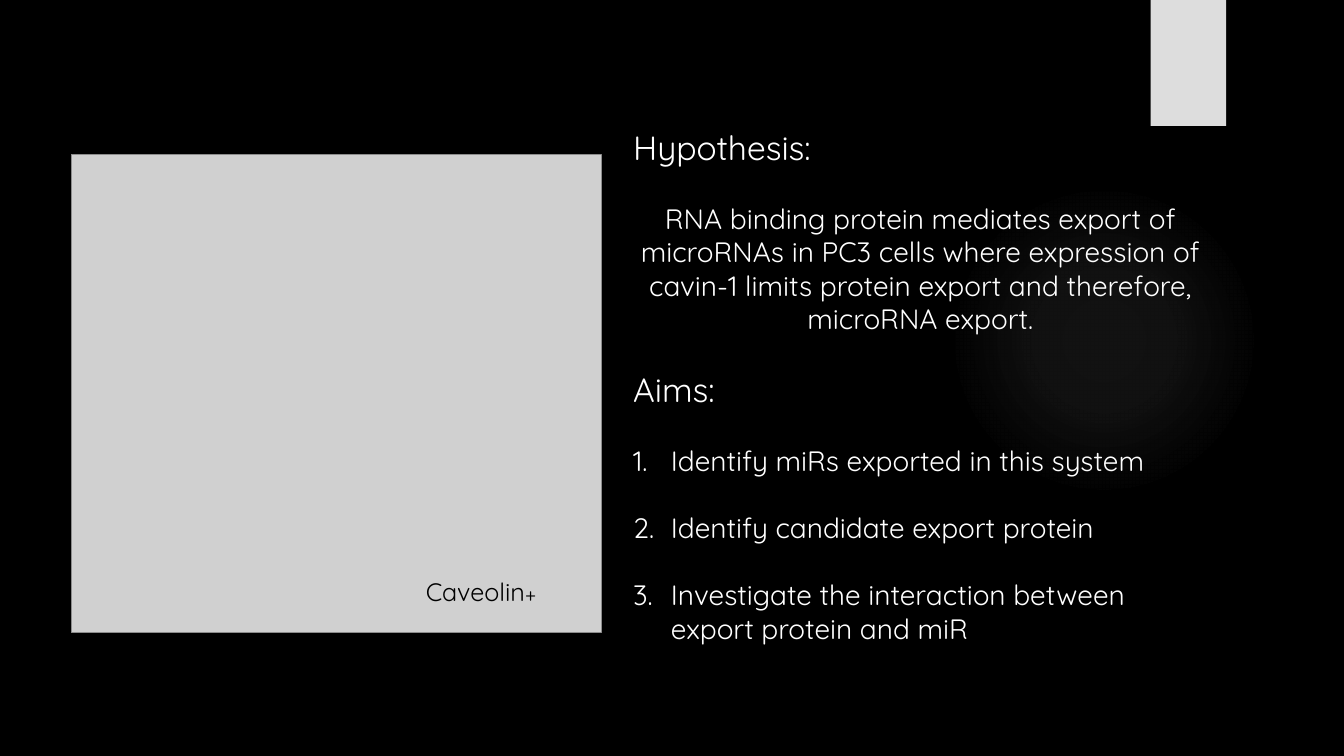
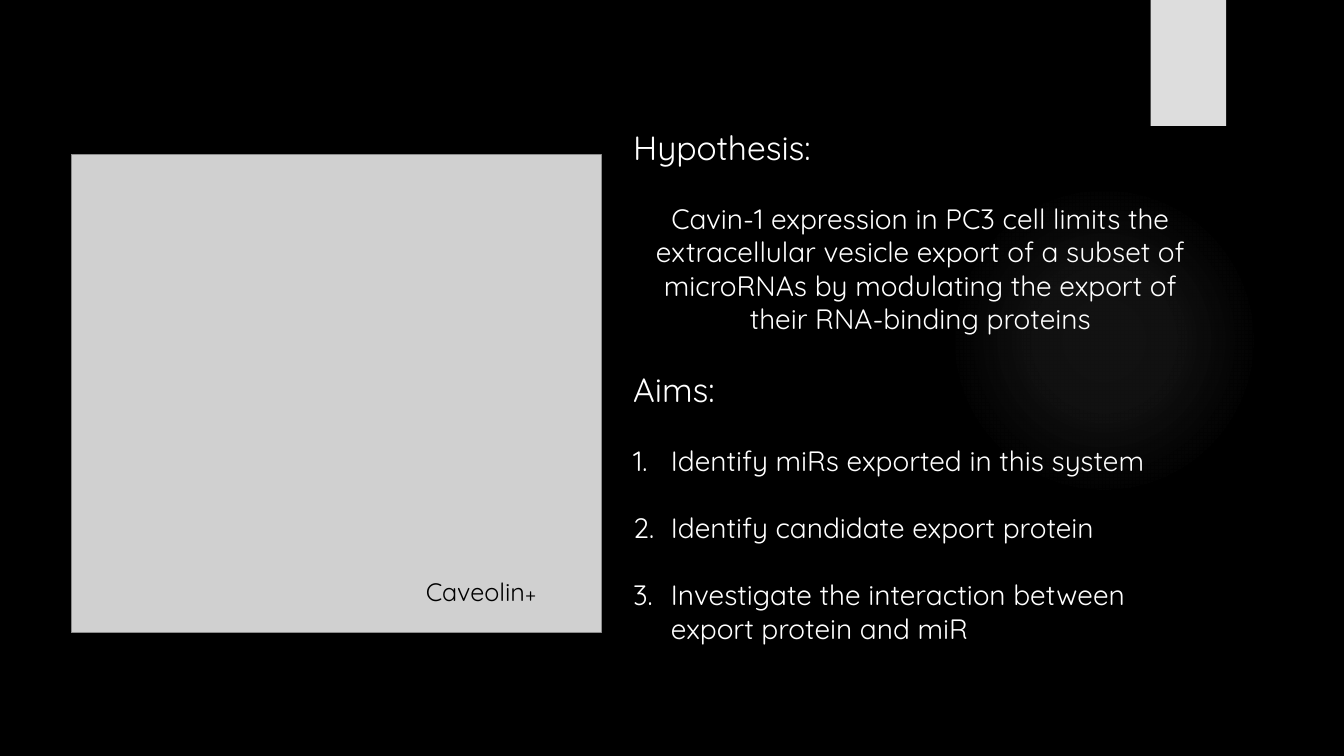
Before and after one commit to HarleyRobinson/Honours2, a slide deck: slide 8 of BackgroundInfo/CollCompBiol.pptx. Drawn at 1344x756 pixels with LibreOffice and Linux fonts; fonts in the diff are those of the drawing; grey boxes stand for pictures; background and template pictures are left out. Boxes give left, top, right and bottom in pixels: in the first picture for what was removed or moved away, otherwise in the second. Text is boxed around its words. In the diff, an @@ line names an element or a change of style, - is before the commit and + after.

Commit message:
4/10/16

```diff
--- a/BackgroundInfo/CollCompBiol.pptx
+++ b/BackgroundInfo/CollCompBiol.pptx
@@ text at (656, 208, 1185, 335): text changed @@
-RNA binding protein mediates export of microRNAs in PC3 cells where expression of cavin-1 limits protein export and therefore, microRNA export.
+Cavin-1 expression in PC3 cell limits the extracellular vesicle export of a subset of microRNAs by modulating the export of their RNA-binding proteins
```
Also in this commit, not shown: 5 other slides changed.
